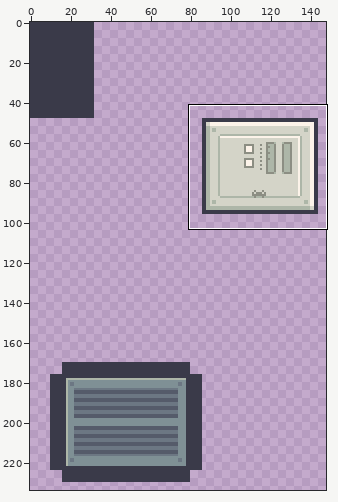
Sprite sheet, stored at Assets/Textures/miscA.png. Above, an overview of the earlier version with the close-up marked.
Close-up. Earlier state:
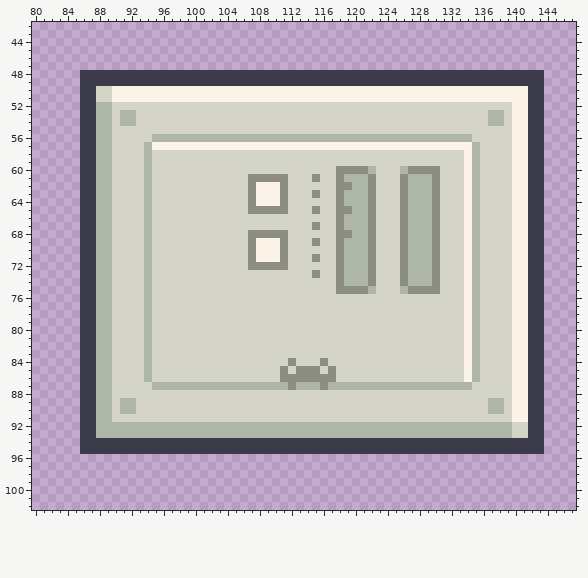
The file is 512x512 pixels, drawn in blocks of 2x2; one block is one cell here. Shown: x 80..147, y 42..102. The wide view leaves out empty margins. The commit also changed other parts of the picture, which this record leaves out.
Once edited:
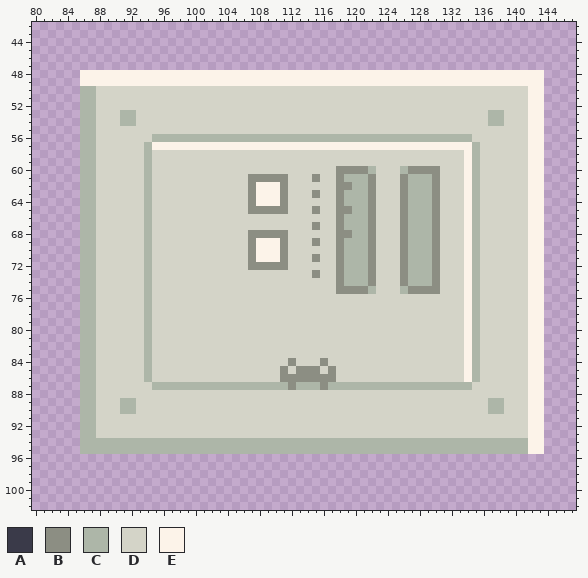
Palette (. is transparent): A #3a3a49  B #8c8e83  C #adb6a8  D #d4d4c8  E #fcf3e9
The edit:
Colour A becomes colour C in rows 50 to 93 at x 86 to 87; in rows 94 to 95 at x 86 to 141.
Colour C becomes colour D in rows 52 to 91 at x 88 to 89; in rows 92 to 93 at x 88 to 139.
Colour E becomes colour D in rows 50 to 51 at x 90 to 141; in rows 52 to 91 at x 140 to 141.
Colour A becomes colour E in rows 48 to 49 at x 86 to 143; in rows 50 to 95 at x 142 to 143.
Boxes around the changes in both close-ups, in picture pixels (x1, y1, x2, y2):
changed: (80, 70, 544, 454)
